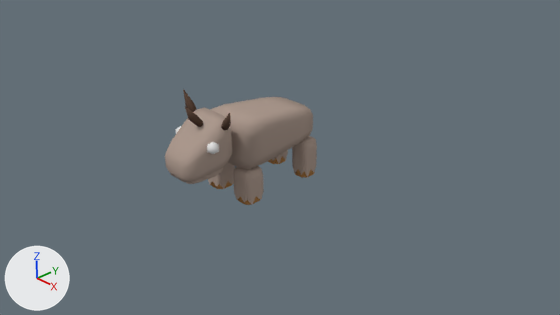
The Blender file res/turos.blend as it was, and as the next commit left it.
One viewpoint serves both versions: the file's camera 'Camera'. The axes (+X, +Y, +Z) are drawn at lower left. The lights are the same throughout.
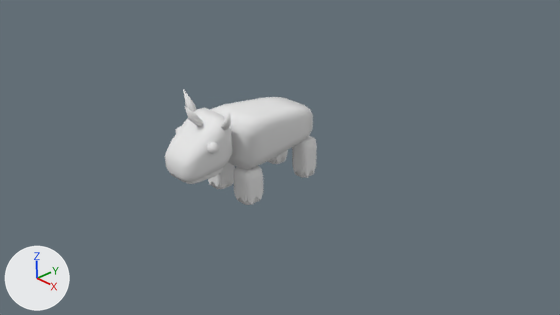
Where the change shows, as pixel boxes (x1, y1, x2, y2) in the pictures (560 x 315 px):
part 1 of me_icosphere_002, recoloured (brown to grey): (183, 89, 231, 130) in both
part 2 of me_icosphere_002, recoloured (beige to white): (165, 97, 317, 204) in both
part 3 of me_icosphere_002, recoloured (brown to grey): (210, 156, 315, 205) in both

The change, as a list of edits to the scene's bpy script:
```text
Change me_icosphere_002:
    where me_icosphere_002.from_pydata(...)  # 813 vertices, 751 faces; spans x -0.59..0.75, y -1.89..0.87, z -0.05..1.9
    used by ob_icosphere_001; location = (0.0, 0.0, 0.0)
    me_icosphere_002 part 1: all 39 faces that had it switch from mat_material_003 (brown #584439) to mat_material (its picture is missing)
    me_icosphere_002 part 2: all 544 faces that had it switch from mat_material_001 (beige #ad9b8f) to mat_material (its picture is missing)
    me_icosphere_002 part 3: all 128 faces that had it switch from mat_material_002 (orange #b9854d) to mat_material (its picture is missing)
```
